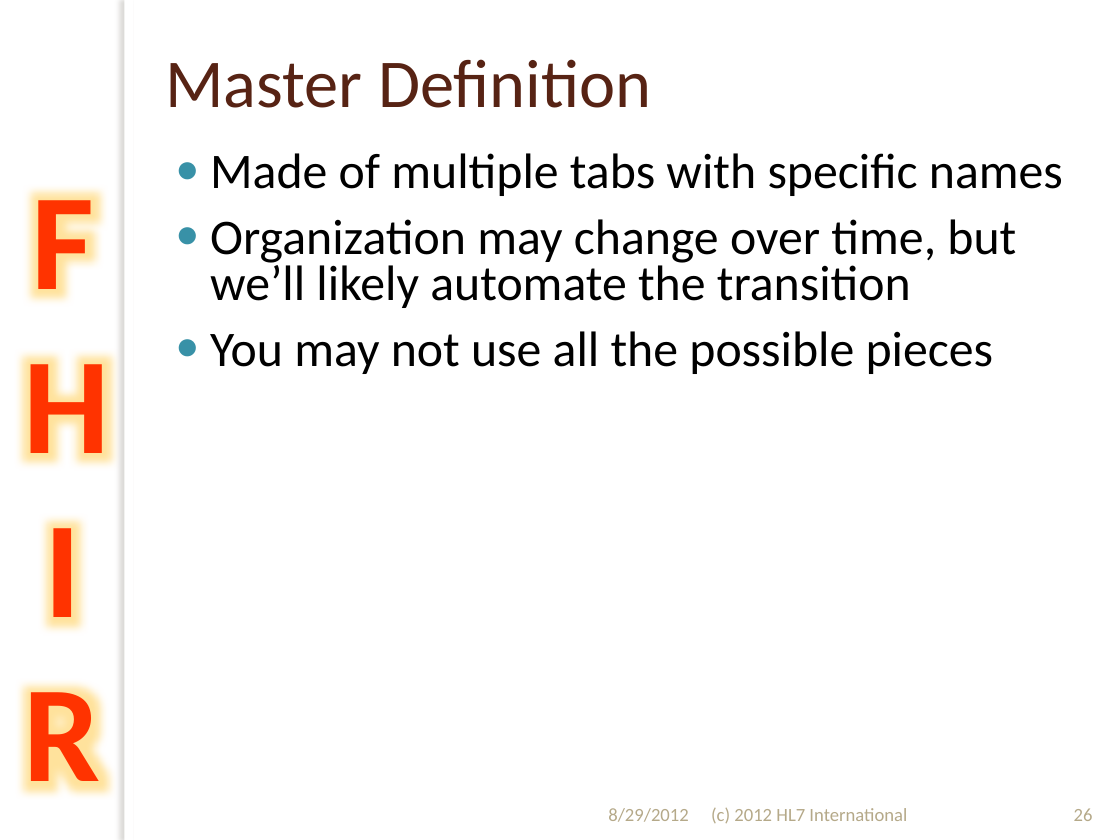
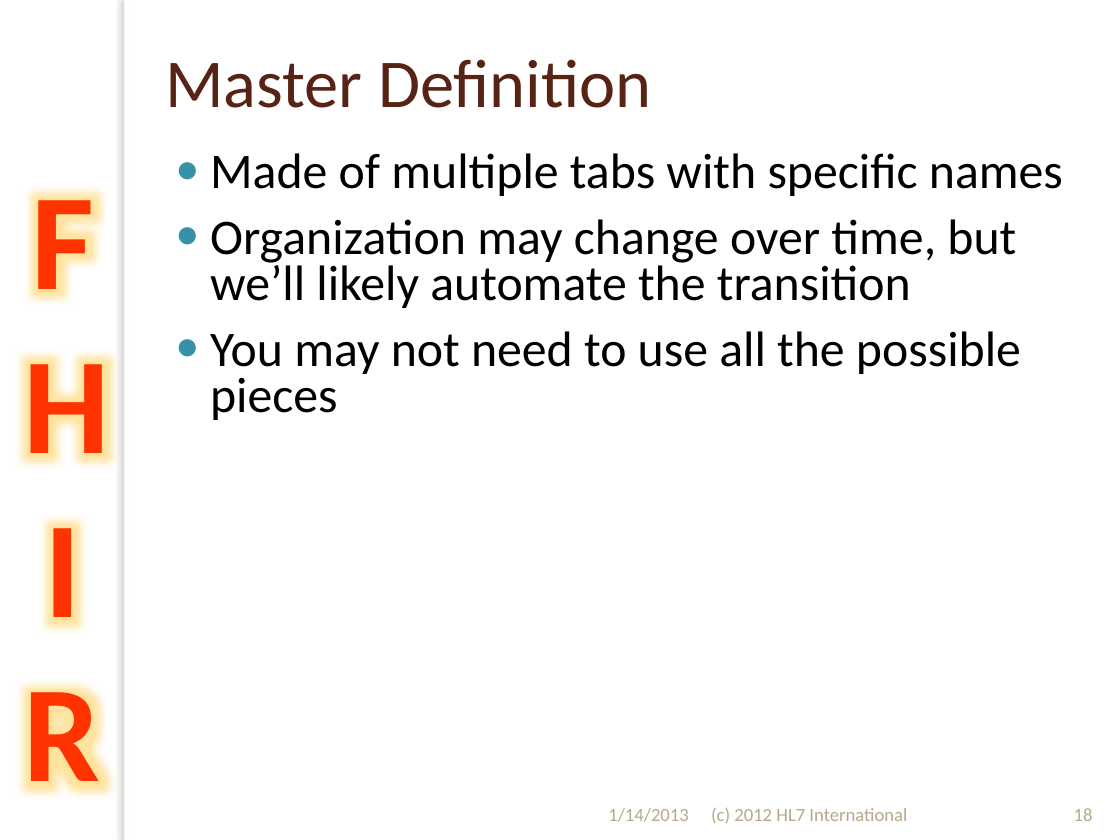
Before and after one commit to vista-novo/fhir, a slide deck: slide 18 of presentations/2012-Sept/201209 WGM Hands on with FHIR.pptx (slide 26 before the commit). Drawn at 1120x840 pixels with LibreOffice and Linux fonts; fonts in the diff are those of the drawing; background and template pictures are left out. Boxes give left, top, right and bottom in pixels: in the first picture for what was removed or moved away, otherwise in the second. Text is boxed around its words. In the diff, an @@ line names an element or a change of style, - is before the commit and + after.

```diff
--- a/presentations/2012-Sept/201209 WGM Hands on with FHIR.pptx
+++ b/presentations/2012-Sept/201209 WGM Hands on with FHIR.pptx
@@ text at [210, 331, 1021, 420]: text changed @@
-● You may not use all the possible pieces
+● You may not need to use all the possible pieces
@@ text at [608, 808, 689, 822]: text changed @@
-8/29/2012
+1/14/2013
@@ page number at [1074, 808, 1093, 821]: text changed @@
-26
+18
```
Also in this commit, not shown: 47 other slides changed, 17 slides removed, 13 other files.
